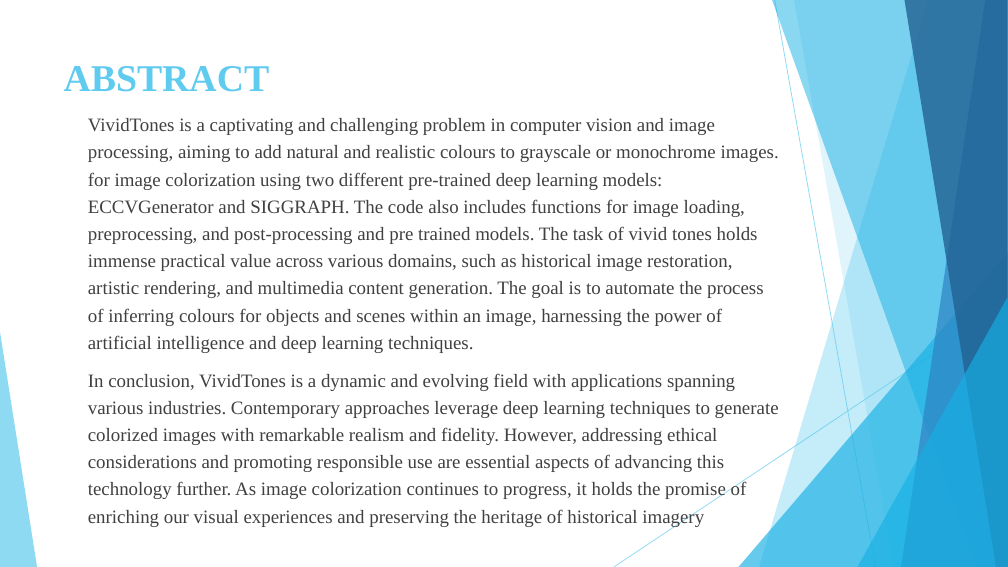
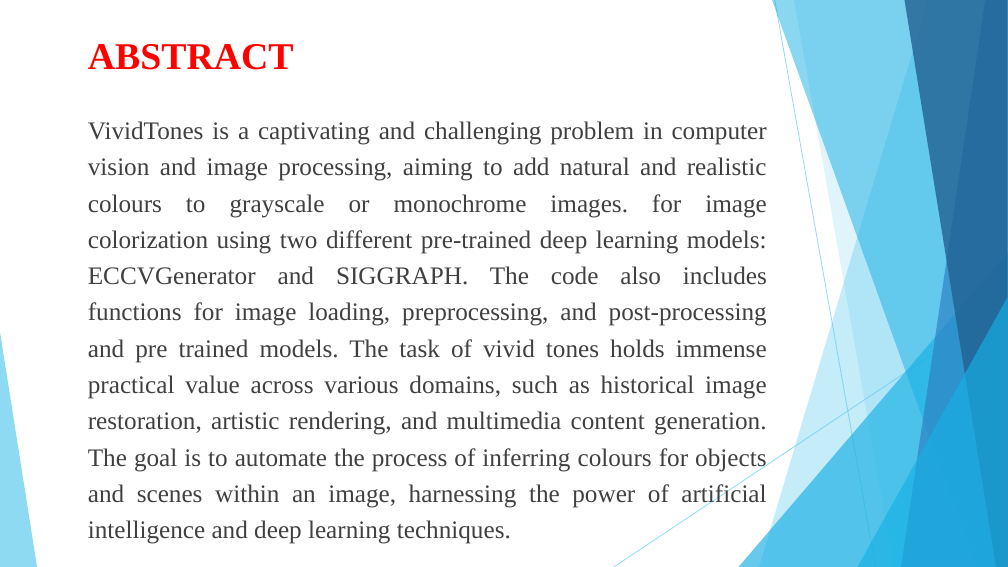
Before and after one commit to Chakrapani2122/Mini-Project, a slide deck: slide 3 of vividtones.pptx. Drawn at 1008x567 pixels with LibreOffice and Linux fonts; fonts in the diff are those of the drawing. Boxes give left, top, right and bottom in pixels: in the first picture for what was removed or moved away, otherwise in the second. Text is boxed around its words. In the diff, an @@ line names an element or a change of style, - is before the commit and + after.

```diff
--- a/vividtones.pptx
+++ b/vividtones.pptx
@@ title "ABSTRACT": place and size @@
-title "ABSTRACT" at [64,66,270,92]
+title "ABSTRACT" at [88,44,294,70]
@@ title "ABSTRACT" at [88,44,294,70]: text colour #5FCBEF to #FF0000 @@
@@ text "VividTones is a captivating and ..." at [88,121,767,544]: size 18 to 24 pt; alignment left to justified @@
@@ text at [88,373,779,500]: paragraph removed @@
-In conclusion, VividTones is a dynamic and evolving field with applications spanning various industries. Contemporary approaches leverage deep learning techniques to generate colorized images with remarkable realism and fidelity. However, addressing ethical considerations and promoting responsible use are essential aspects of advancing this technology further. As image colorization continues to progress, it holds the promise of enriching our visual experiences and preserving the heritage of historical imagery
```
Also in this commit, not shown: 12 other slides changed, 2 slides added, 7 other files.
